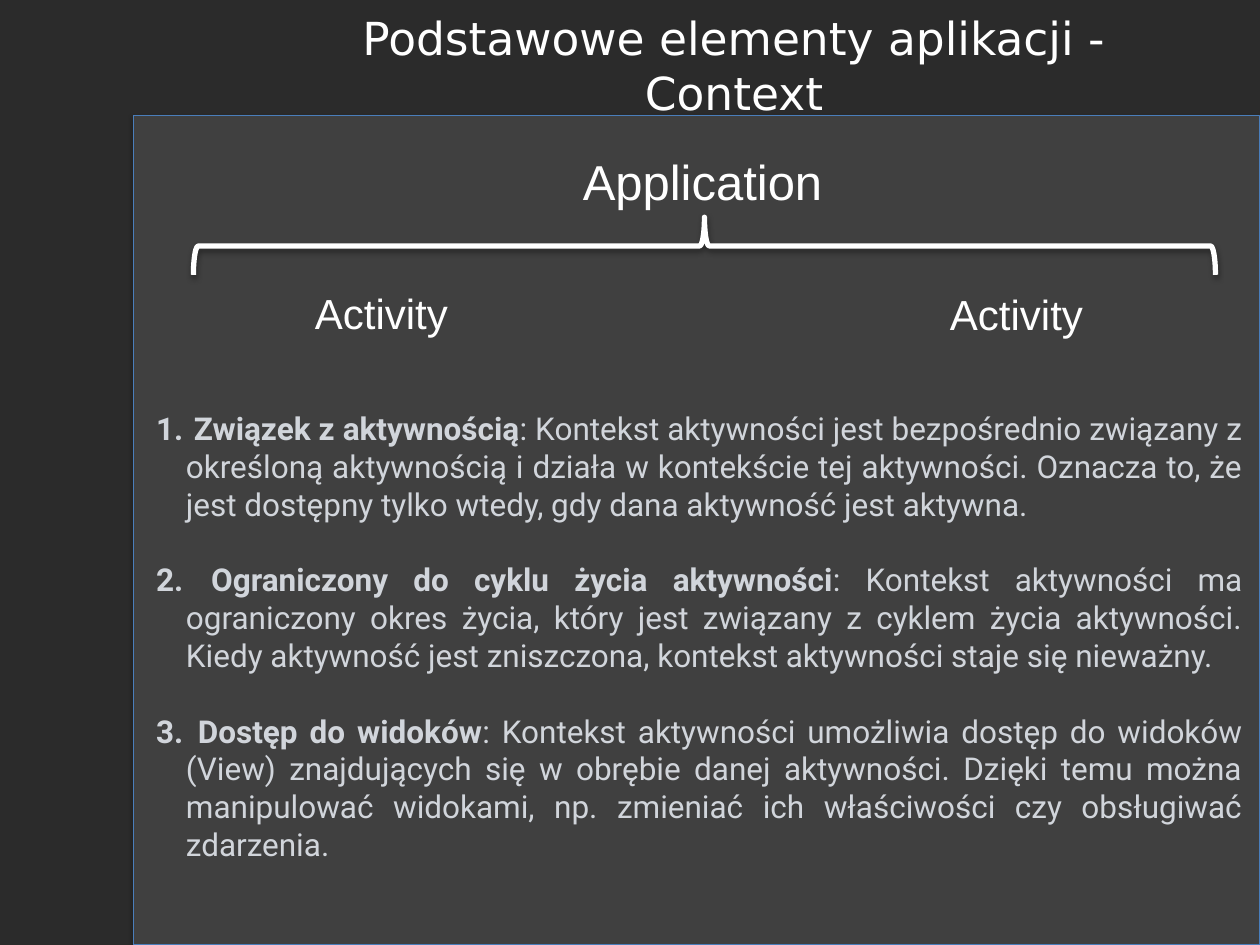
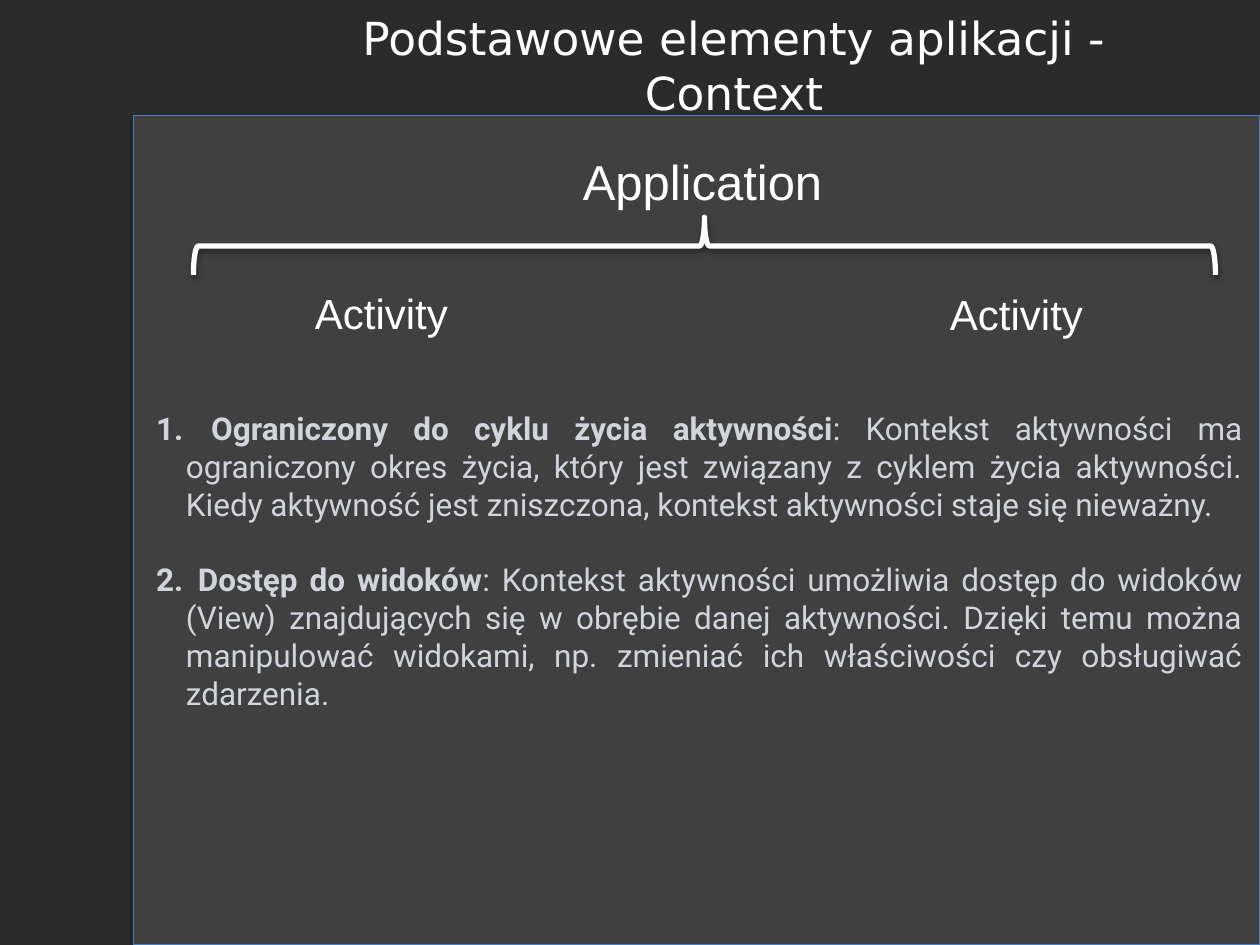
Before and after one commit to RafLew84/PUM, a slide deck: slide 5 of 2023-2024/Wyk/Wyklad1.pptx. Drawn at 1260x945 pixels with LibreOffice and Linux fonts; fonts in the diff are those of the drawing; background and template pictures are left out; a plain dark background stands for a picture behind light text. Boxes give left, top, right and bottom in pixels: in the first picture for what was removed or moved away, otherwise in the second. Text is boxed around its words. In the diff, an @@ line names an element or a change of style, - is before the commit and + after.

```diff
--- a/2023-2024/Wyk/Wyklad1.pptx
+++ b/2023-2024/Wyk/Wyklad1.pptx
@@ text at bbox=[186, 416, 1242, 523]: paragraph removed @@
-1. Związek z aktywnością: Kontekst aktywności jest bezpośrednio związany z określoną aktywnością i działa w kontekście tej aktywności. Oznacza to, że jest dostępny tylko wtedy, gdy dana aktywność jest aktywna.
```
